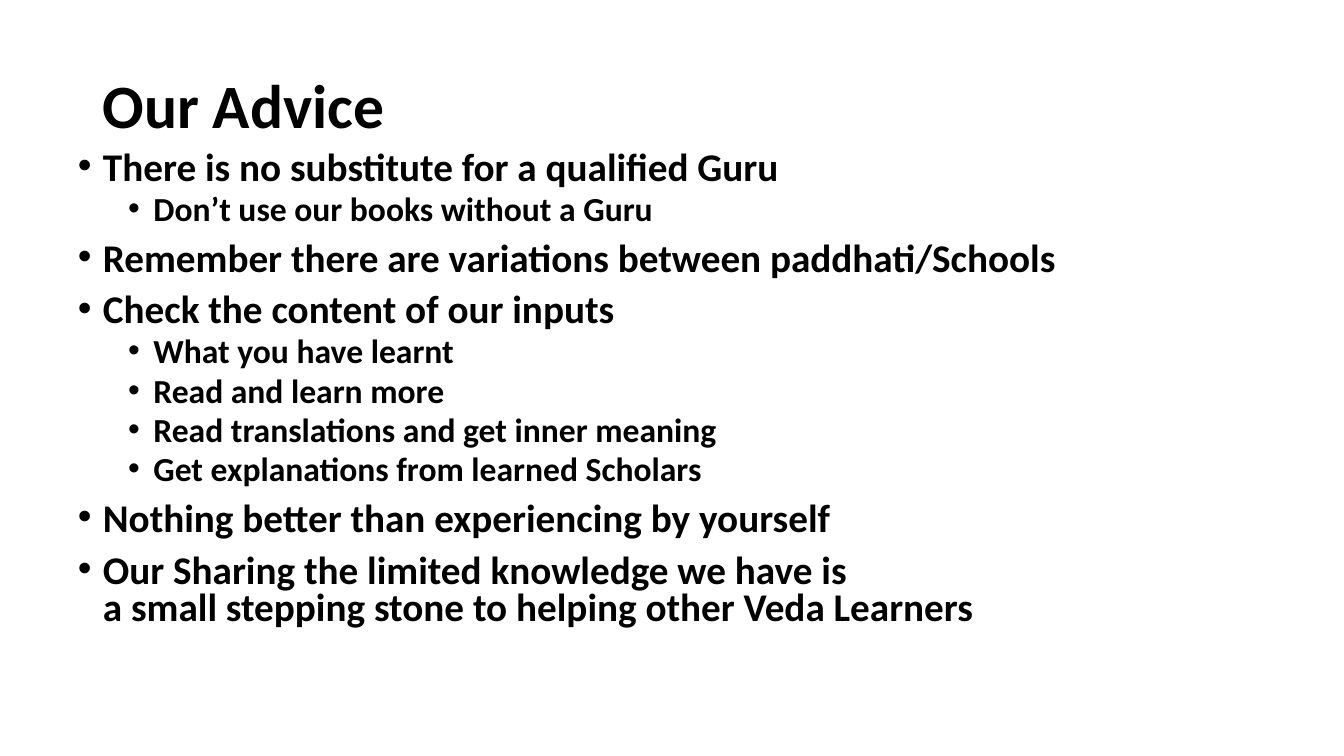
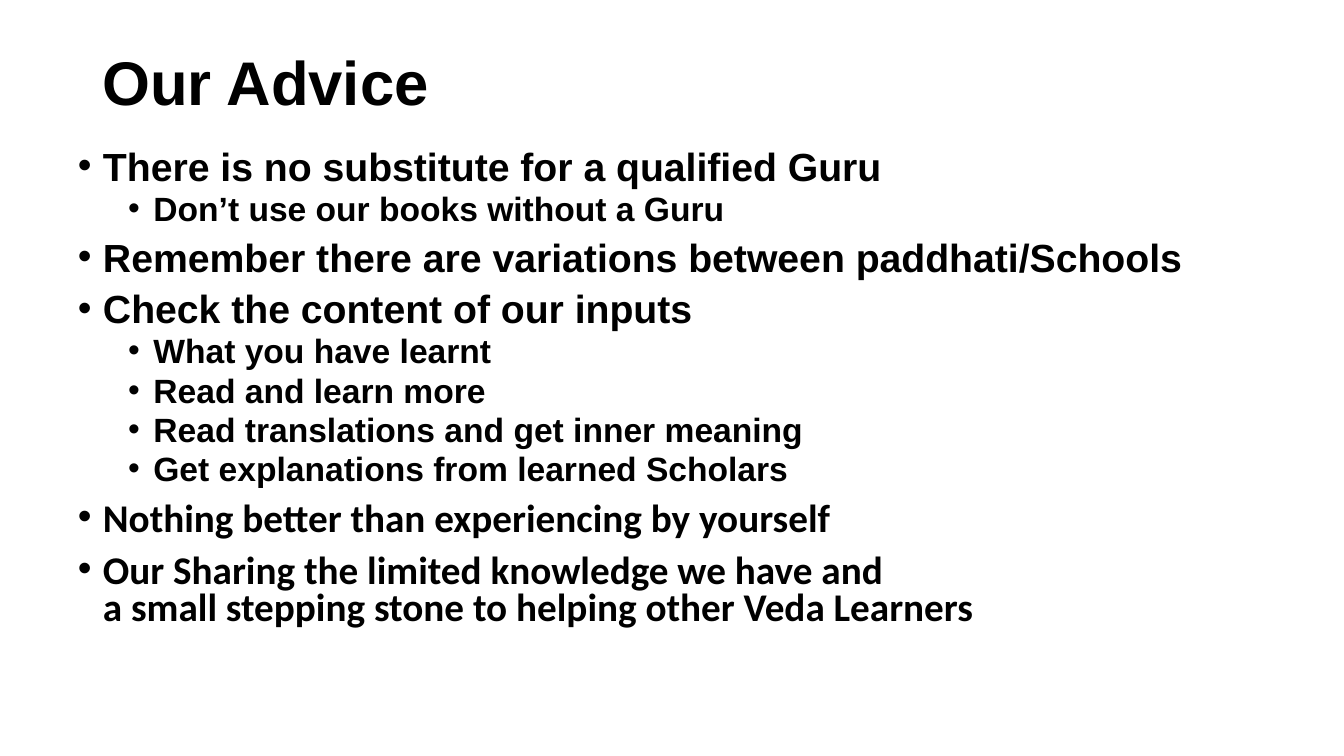
Before and after one commit to KYVeda/texts, a slide deck: slide 4 of Veda Lectures/Veda VMS Lectures Intro.pptx. Drawn at 1344x756 pixels with LibreOffice and Linux fonts; fonts in the diff are those of the drawing. Boxes give left, top, right and bottom in pixels: in the first picture for what was removed or moved away, otherwise in the second. Text is boxed around its words. In the diff, an @@ line names an element or a change of style, - is before the commit and + after.

Commit message:
TS 4.5 Template and other padam,kramam corr 28/01/2021

```diff
--- a/Veda Lectures/Veda VMS Lectures Intro.pptx
+++ b/Veda Lectures/Veda VMS Lectures Intro.pptx
@@ title "Our Advice" at (102,60,429,106): font Calibri to Arial @@
@@ text at (103,152,1182,488): font Calibri to Arial in "There is no substitute for a qualified ...", "Don’t use our books without a Guru", "Remember there are variations between paddhati/Schools", "Check the content of our inputs" and 4 more places @@
@@ text at (103,556,973,628): text changed @@
-• Our Sharing the limited knowledge we have is
-  a small stepping stone to helping other Veda Learners
+• Our Sharing the limited knowledge we have and
+  a small stepping stone to helping other Veda Learners
```
Also in this commit, not shown: 5 other slides changed, 1 slide added, 3 slides removed, 8 other files.
